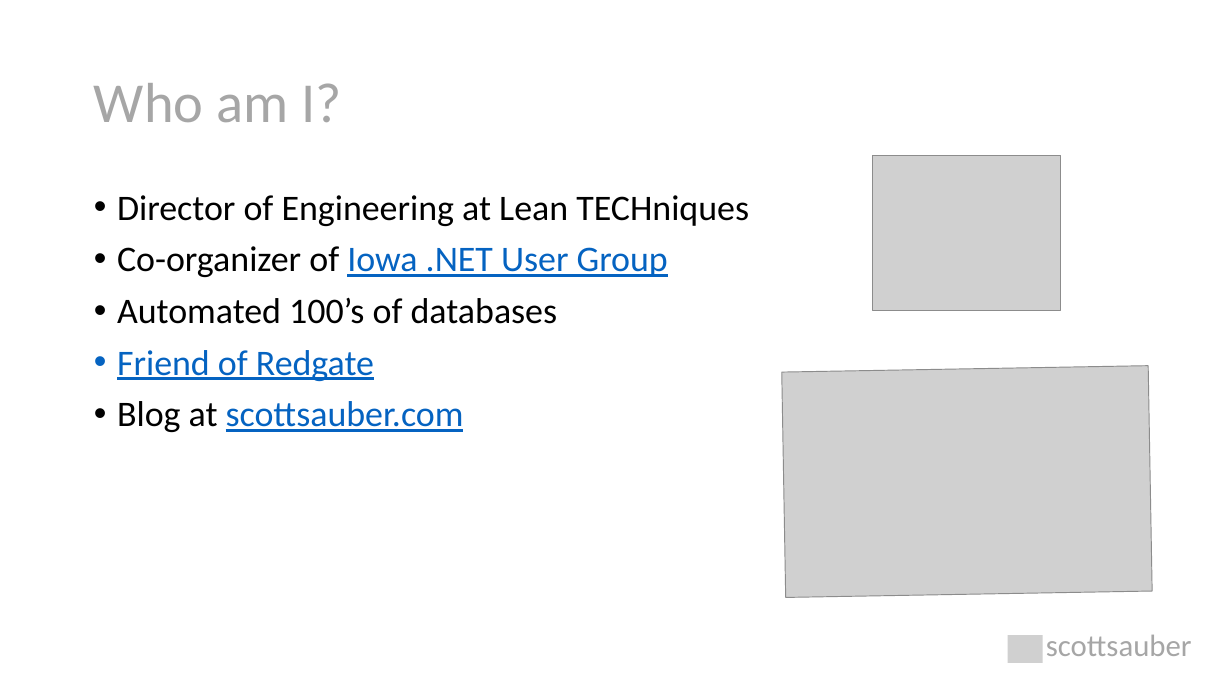
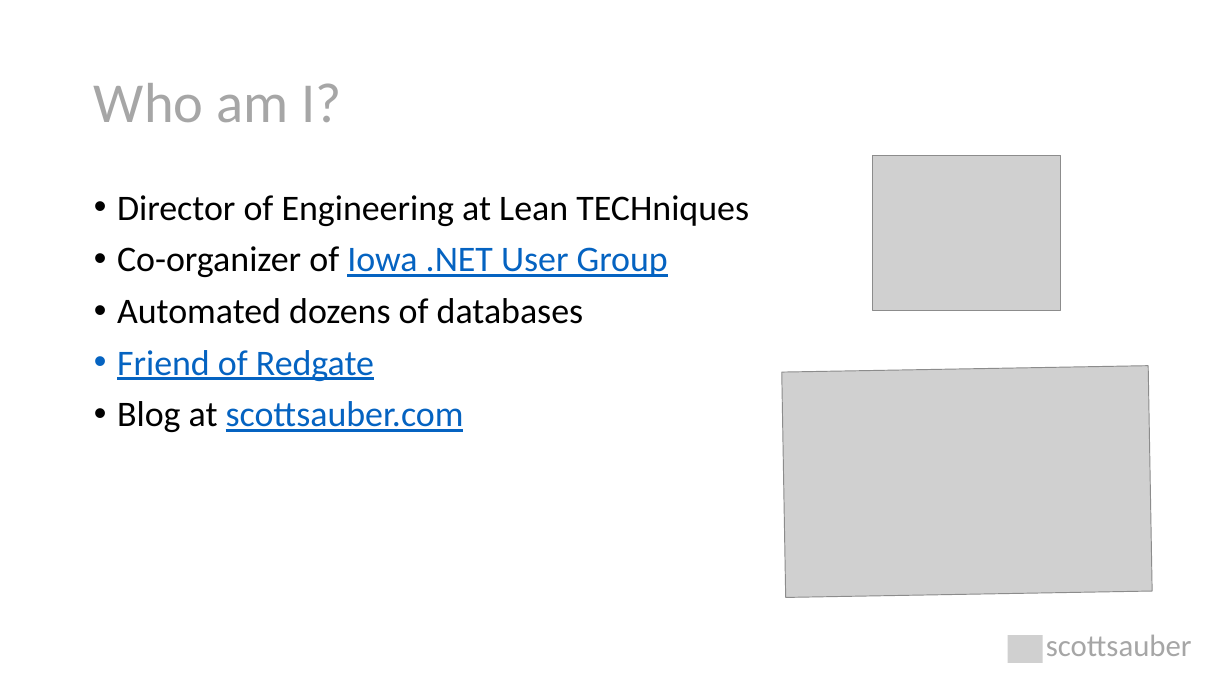
Before and after one commit to scottsauber/talks, a slide deck: slide 5 of 2022-05-12-NDCLondon-DatabaseDevOps/database-devops.pptx. Drawn at 1232x693 pixels with LibreOffice and Linux fonts; fonts in the diff are those of the drawing; grey boxes stand for pictures. Boxes give left, top, right and bottom in pixels: in the first picture for what was removed or moved away, otherwise in the second. Text is boxed around its words. In the diff, an @@ line names an element or a change of style, - is before the commit and + after.

```diff
--- a/2022-05-12-NDCLondon-DatabaseDevOps/database-devops.pptx
+++ b/2022-05-12-NDCLondon-DatabaseDevOps/database-devops.pptx
@@ text at (x1=117, y1=298, x2=583, y2=324): text changed @@
-• Automated 100’s of databases
+• Automated dozens of databases
```
Also in this commit, not shown: 8 other slides changed, 2 slides removed.
